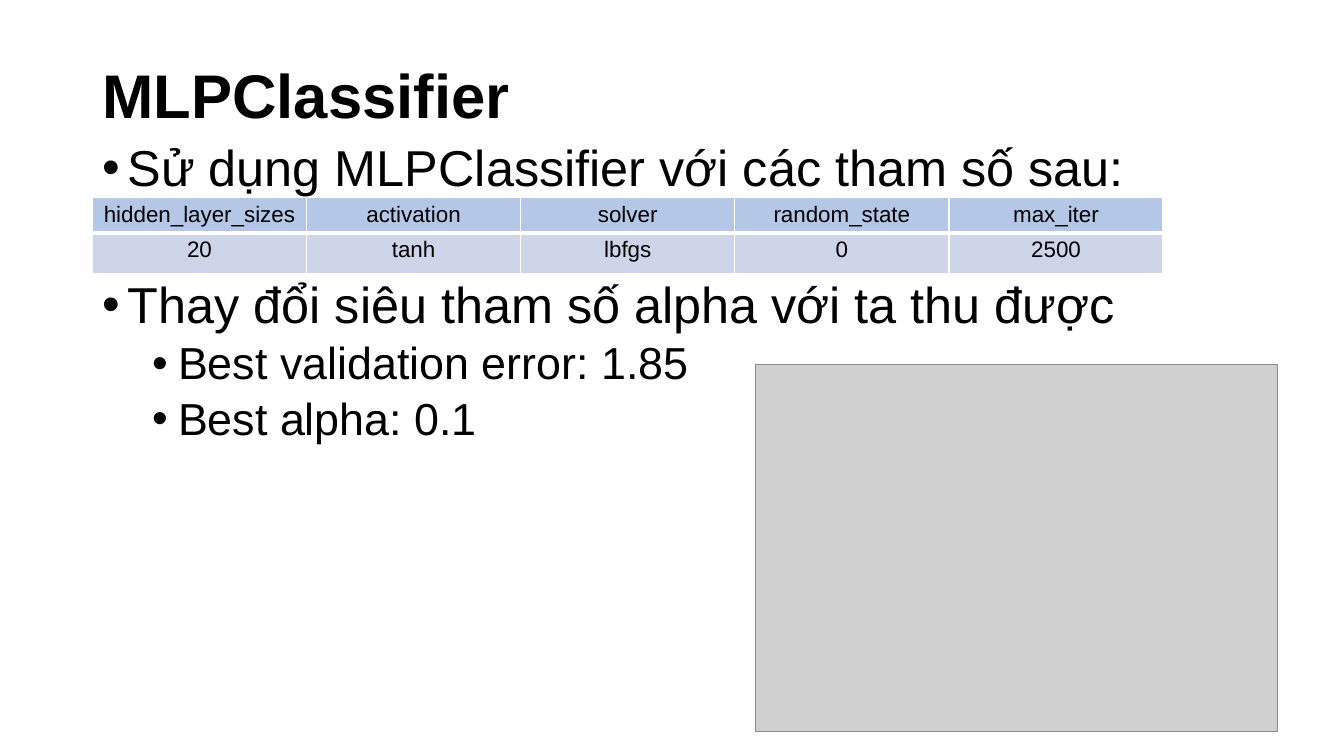
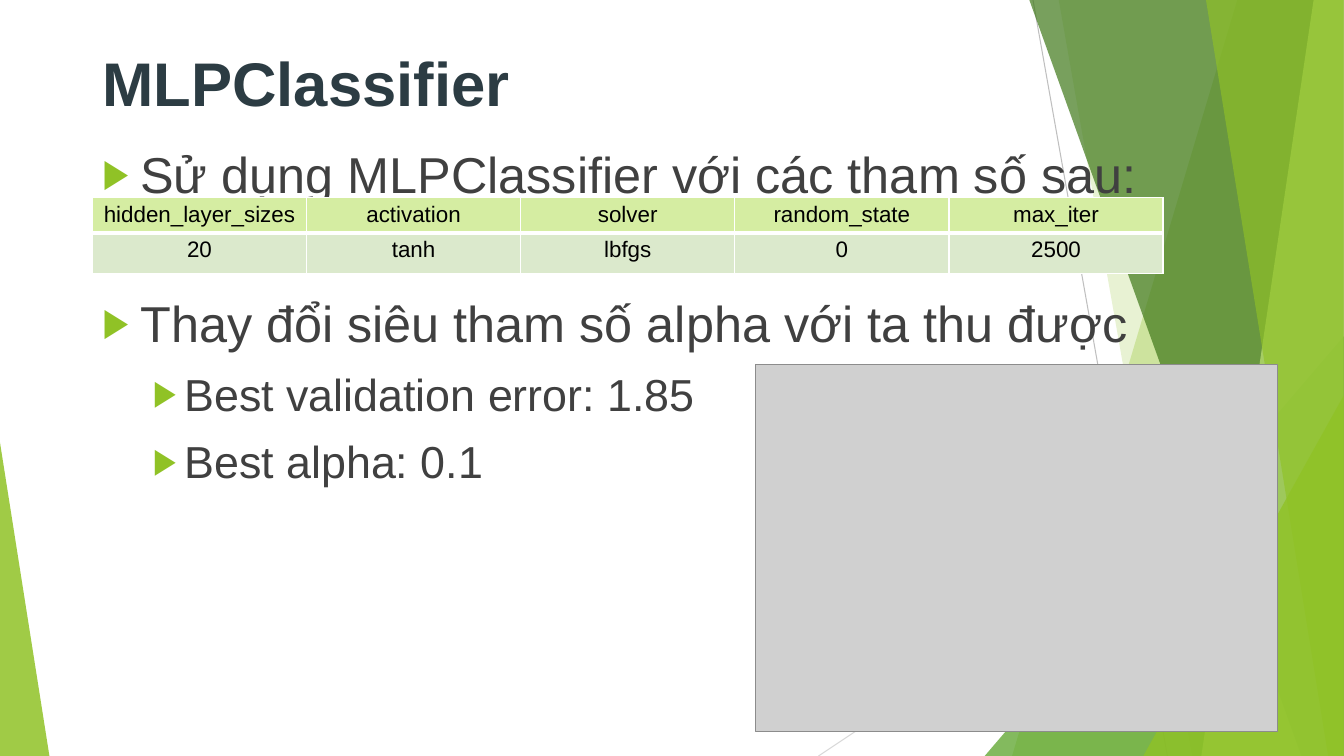
Before and after one commit to JustKidding2K/Data-science-Final-project, a slide deck: slide 15 of Slide.pptx. Drawn at 1344x756 pixels with LibreOffice and Linux fonts; fonts in the diff are those of the drawing; grey boxes stand for pictures. Boxes give left, top, right and bottom in pixels: in the first picture for what was removed or moved away, otherwise in the second. Text is boxed around its words. In the diff, an @@ line names an element or a change of style, - is before the commit and + after.

```diff
--- a/Slide.pptx
+++ b/Slide.pptx
@@ title "MLPClassifier" at (102, 61, 509, 107): text colour #000000 to #2C3C43; vertical alignment middle to top @@
@@ text "Sử dụng MLPClassifier với các ..." at (140, 153, 1136, 487): text colour #000000 to #404040; bullet • to ▶; line spacing 0.9 to 1; more space between paragraphs @@
@@ table at (93, 198, 1162, 275) @@
@@ fill #B4C7E7 to #D5EDA2 in row 1 @@
@@ fill #CFD5EA to #DBE9CD in row 2 @@
@@ group added at (0, 0, 1344, 756): 5 freeform shapes, 3 triangles, 2 lines @@
```
Also in this commit, not shown: 18 other slides changed, 6 slides added, 1 slide removed, 1 other file.
